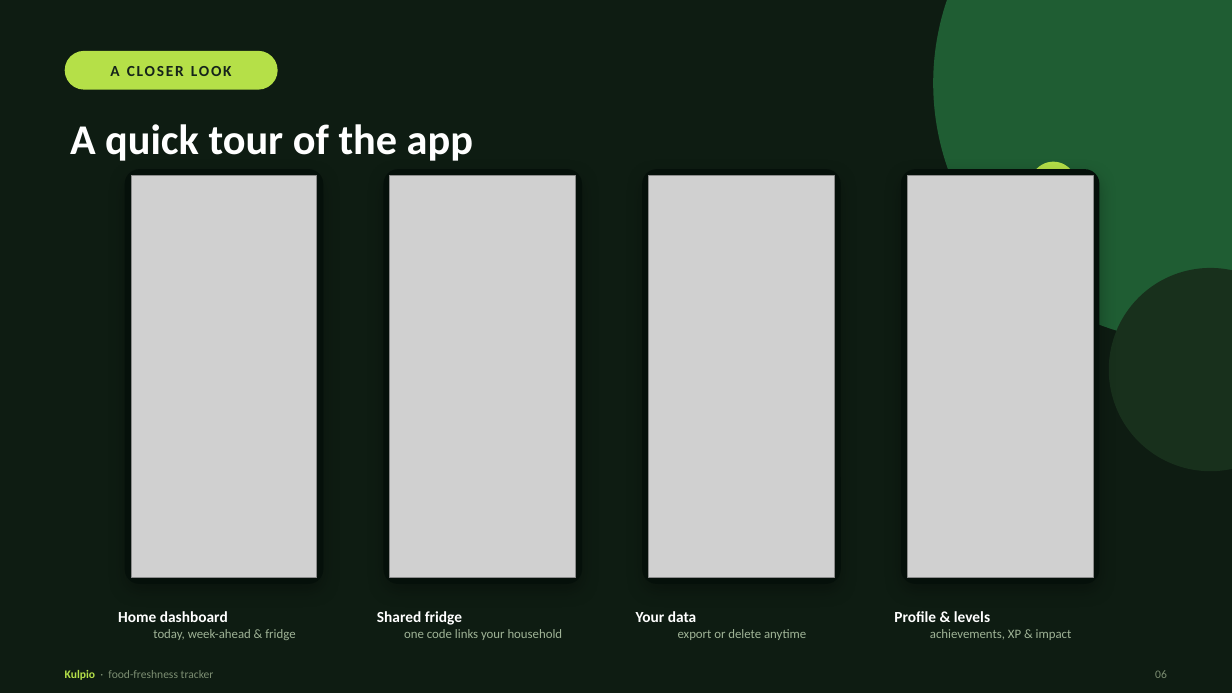
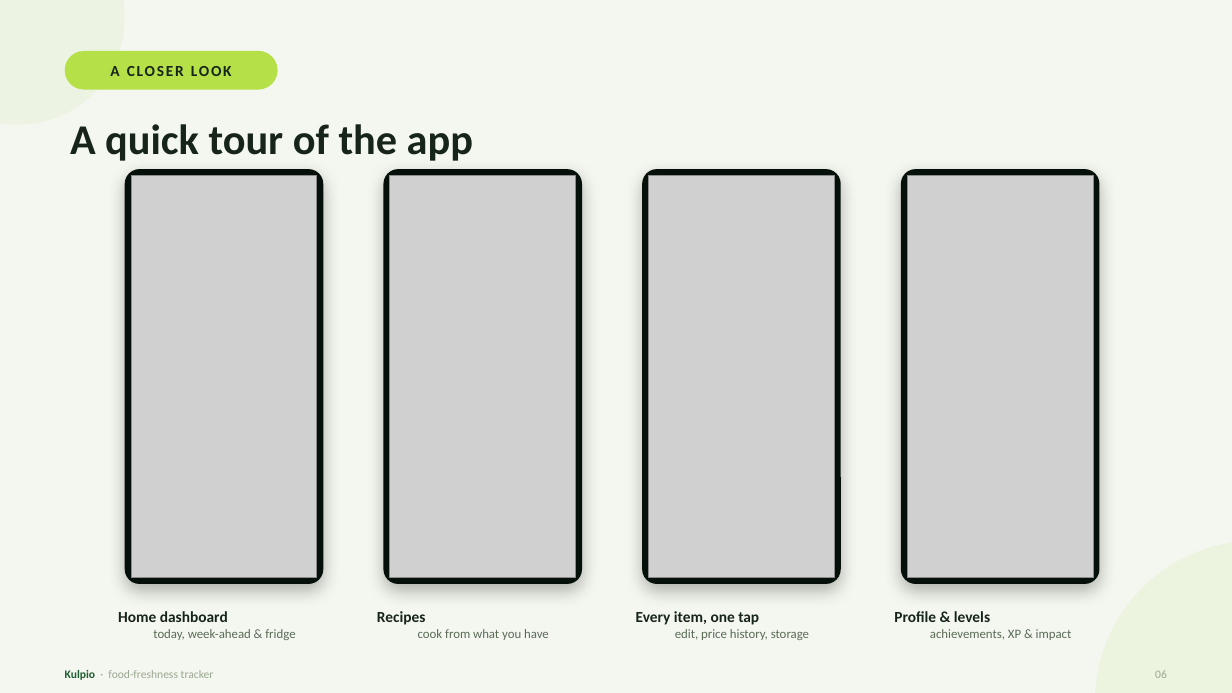
Before and after one commit to Gugster777/kulpio, a slide deck: slide 6 of docs/Kulpio_Infomatrix.pptx. Drawn at 1232x693 pixels with LibreOffice and Linux fonts; fonts in the diff are those of the drawing; grey boxes stand for pictures. Boxes give left, top, right and bottom in pixels: in the first picture for what was removed or moved away, otherwise in the second. Text is boxed around its words. In the diff, an @@ line names an element or a change of style, - is before the commit and + after.

```diff
--- a/docs/Kulpio_Infomatrix.pptx
+++ b/docs/Kulpio_Infomatrix.pptx
@@ background #0E1C12 to #F4F7EF @@
@@ ellipse added at (0, 0, 125, 125), fill #EDF3E2 @@
@@ ellipse removed at (933, 0, 1232, 342) @@
@@ text "A quick tour of the ..." at (70, 124, 473, 161): text colour #FFFFFF to #16241A @@
@@ ellipse removed at (1031, 162, 1077, 208) @@
@@ ellipse removed at (1109, 268, 1232, 471) @@
@@ ellipse added at (1095, 541, 1232, 693), fill #ECF3DF @@
@@ text "Home dashboard today, week-ahead & ..." at (118, 611, 295, 640): text colour #FFFFFF to #16241A in "Home dashboard"; text colour #9FB396 to #5B6B57 in "today, week-ahead & fridge" @@
@@ text at (377, 611, 549, 640): text changed; text colour #9FB396 to #5B6B57 @@
-Shared fridge
-one code links your household
+Recipes
+cook from what you have
@@ text at (636, 611, 809, 640): text changed; text colour #9FB396 to #5B6B57 @@
-Your data
-export or delete anytime
+Every item, one tap
+edit, price history, storage
@@ text "Profile & levels achievements, XP ..." at (894, 611, 1072, 640): text colour #FFFFFF to #16241A in "Profile & levels"; text colour #9FB396 to #5B6B57 in "achievements, XP & impact" @@
@@ text "Kulpio · food-freshness tracker" at (65, 670, 214, 680): text colour #B5E048 to #1F5D33 in "Kulpio"; text colour #7C8E72 to #9AA892 in "· food-freshness tracker" @@
@@ text "06" at (1155, 670, 1167, 678): text colour #7C8E72 to #9AA892 @@
```
Also in this commit, not shown: 5 other slides changed, 5 other files.
